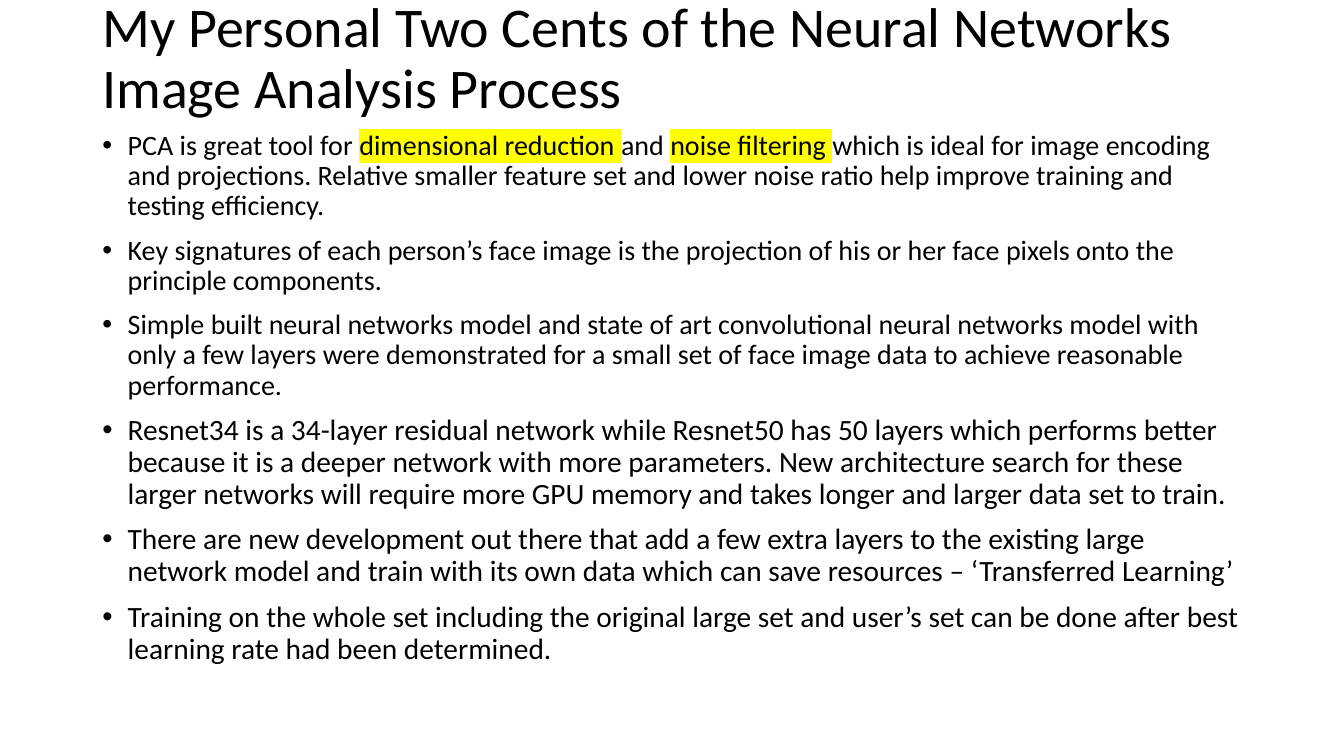
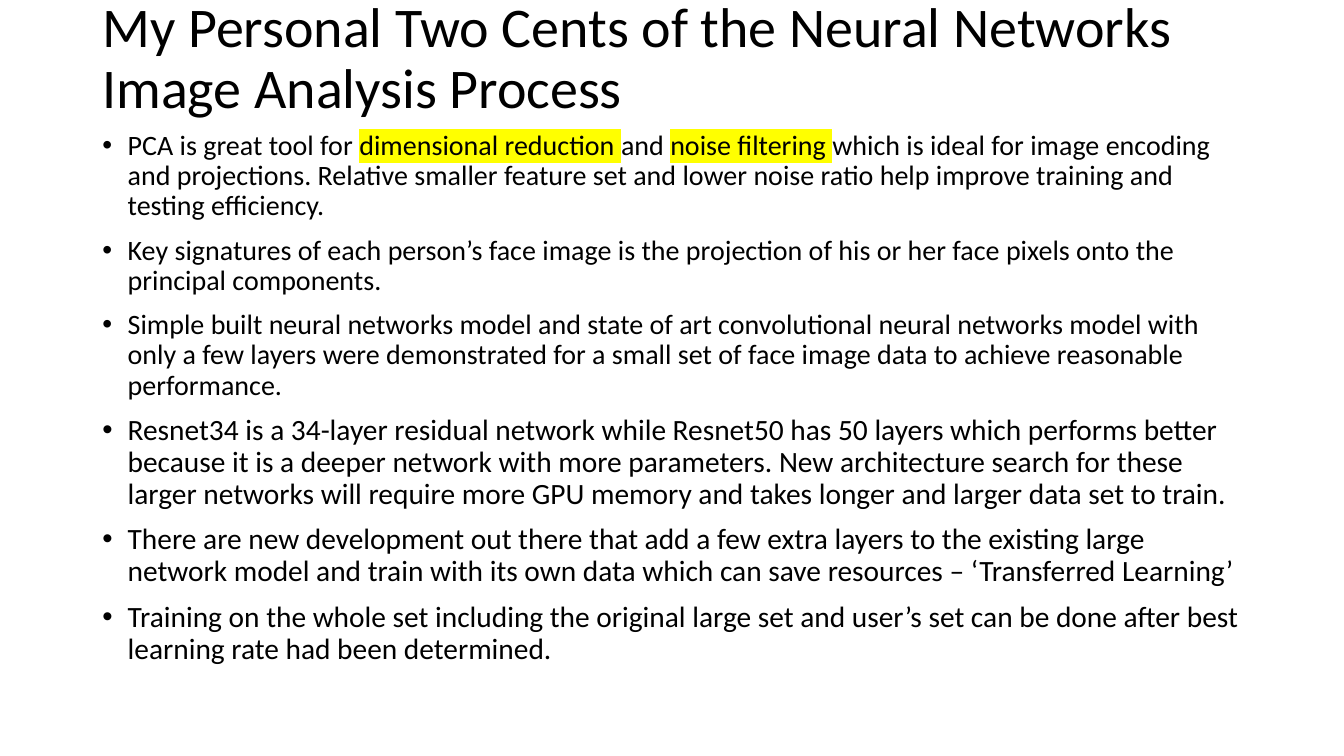
Before and after one commit to xxl4tomxu98/invention, a slide deck: slide 9 of data_science_ga/ga_submit/Final Project/Final Project Slides _ Face Recognition with Neural Networks.pptx. Drawn at 1344x756 pixels with LibreOffice and Linux fonts; fonts in the diff are those of the drawing. Boxes give left, top, right and bottom in pixels: in the first picture for what was removed or moved away, otherwise in the second. Text is boxed around its words. In the diff, an @@ line names an element or a change of style, - is before the commit and + after.

```diff
--- a/data_science_ga/ga_submit/Final Project/Final Project Slides _ Face Recognition with Neural Networks.pptx
+++ b/data_science_ga/ga_submit/Final Project/Final Project Slides _ Face Recognition with Neural Networks.pptx
@@ text at [128,240,1174,295]: text changed @@
-• Key signatures of each person’s face image is the projection of his or her face pixels onto the principle components.
+• Key signatures of each person’s face image is the projection of his or her face pixels onto the principal components.
```
Also in this commit, not shown: 1 other slide changed, 36 other files.
